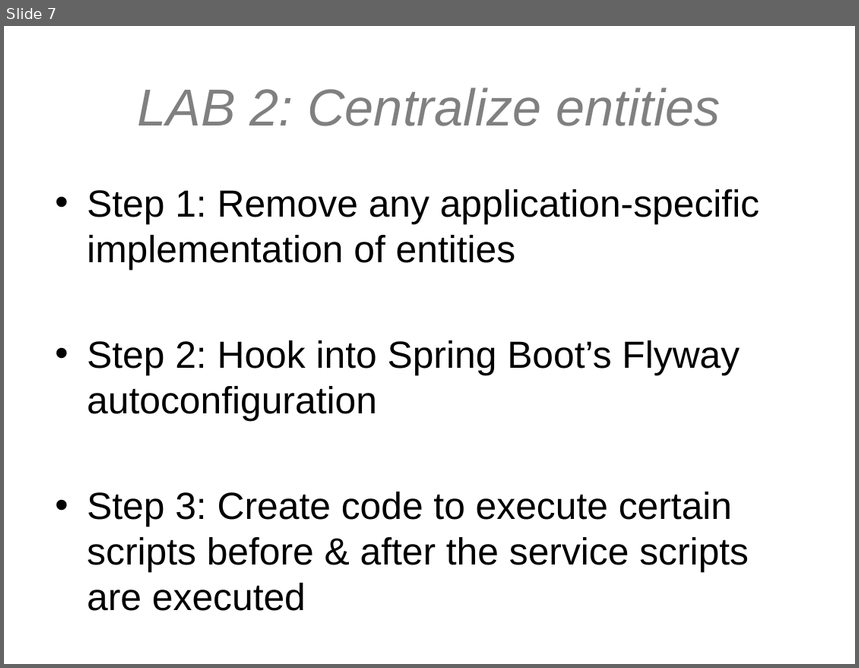
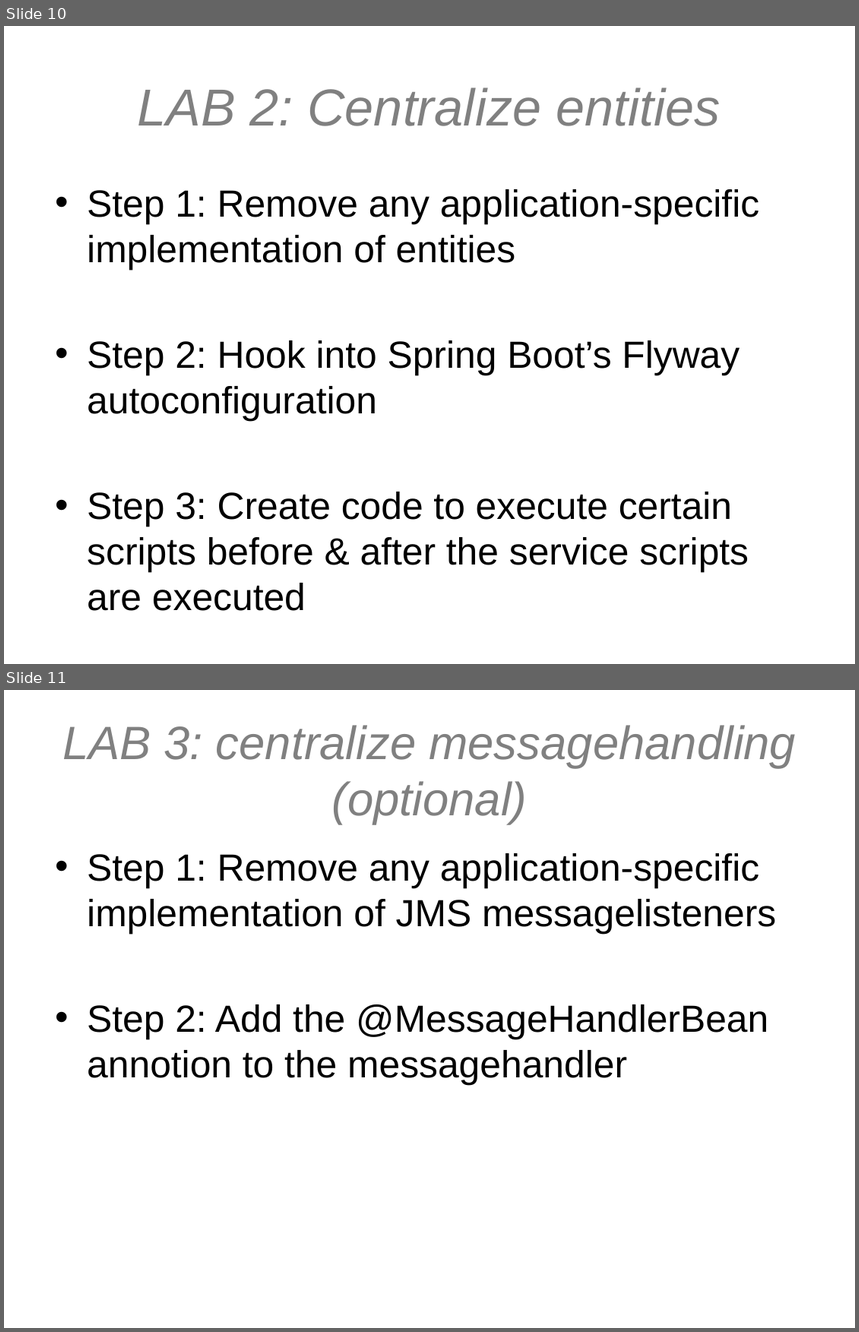
Before and after one commit to hawkeye-bot/springio2017, a slide deck: Spring boot - adapting to your environment.pptx. Shown one above the other, each under a label of ours: slide 7 before the commit, slides 10 and 11 after it. The pictures are 859x668 and 859x1332 pixels, drawn with LibreOffice and Linux fonts; fonts in the diff are those of the drawing; background and template pictures are left out. Boxes give left, top, right and bottom in pixels: in the first picture for what was removed or moved away, otherwise in the second. Text is boxed around its words. In the diff, an @@ line names an element or a change of style, - is before the commit and + after.

```diff
--- a/Spring boot - adapting to your environment.pptx
+++ b/Spring boot - adapting to your environment.pptx
@@ slide 11 added at box(4, 690, 855, 1328), background #FFFFFF; not listed: 1 template element that a slide beside it also shows @@
@@ title added at box(63, 725, 796, 824), 39.6 pt, text #808080, italic @@
+LAB 3: centralize messagehandling (optional)
@@ text added at box(87, 853, 776, 1085), 32 pt, text #000000 @@
+• Step 1: Remove any application-specific implementation of JMS messagelisteners
+• Step 2: Add the @MessageHandlerBean annotion to the messagehandler
@@ what was slide 7 is now slide 10 @@
```
Also in this commit, not shown: 3 other slides added.
